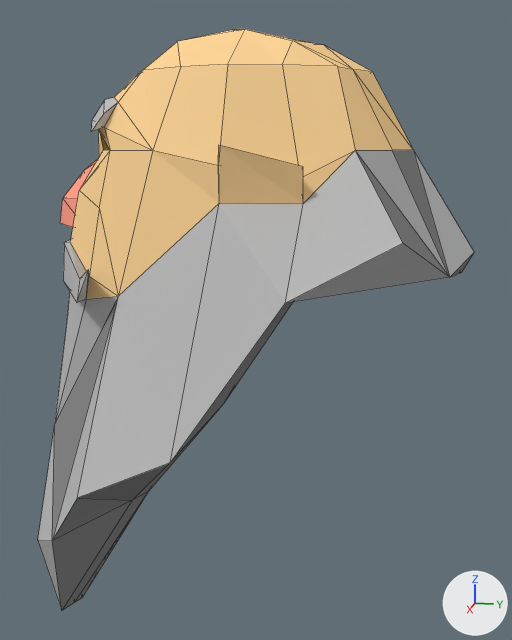
Two versions of the Blender file ETTWHD/Assets/MODELS/DwarfHead01.blend, one commit apart.
One viewpoint serves both versions: a camera (50 mm lens) standing at (0.774, 0.156, 1.273) and looking at (-0.01, -0.001, 1.077). Arrows for +X, +Y and +Z are at lower right; the lights stay in place. Mesh edges are drawn as thin lines.

The older version as bpy lines, for what is in view:
```python
me_dh1 = bpy.data.meshes.new('DH1')
me_dh1.from_pydata(...)  # 162 vertices, 228 faces; spans x -0.246..0.246, y 0.686..1.391, z -0.235..0.238
# faces by material slot: [89, 88, 4, 15, 32]
me_dh1.materials.append(mat_dwarveskinmaterial01)  # beige #ffd699
me_dh1.materials.append(mat_dwarvebeardmaterial01)  # grey #bdbdbd
me_dh1.materials.append(mat_dwarveskinmaterial02)  # dark yellow #7b6737
me_dh1.materials.append(mat_dwarvenosematerial01)  # pink #ffa18d
me_dh1.materials.append(mat_dwarvebeardmaterial02)  # grey #8d8d8d
ob_dwarfhead01 = bpy.data.objects.new('DwarfHead01', me_dh1)
ob_dwarfhead01.location = (0.0, 0.0, 0.0)
ob_dwarfhead01.rotation_euler = (1.571, 0.0, 0.0)  # degrees (90, 0, 0)
```
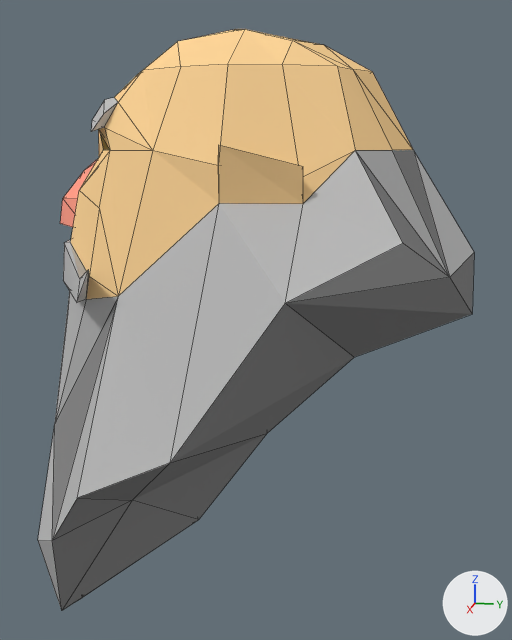
The newer file is also turned or shifted as a whole; pictures and numbers use the older file's frame.

Boxes (x1, y1, x2, y2) around the edits, measured in the pictures (512 x 640 px; the box of a moved part takes in the faces that stretch with it):
```json
{"part": 1, "of": "me_dh1", "change": "moved or reshaped", "before": [62, 253, 474, 610], "after": [62, 253, 474, 610]}
```

Scene script edits in JSON lines:
```json
{"block": "me_dh1", "where": "me_dh1.from_pydata(...)  # 162 vertices, 228 faces; spans x -0.246..0.246, y 0.686..1.391, z -0.235..0.238"}
{"block": "me_dh1", "where": "# used by ob_dwarfhead01; location = (0.0, 0.0, 0.0); rotation_euler = (1.571, 0.0, 0.0), in degrees (90, 0, 0)"}
{"block": "me_dh1", "change": "me_dh1 part 1"}
{"op": "set", "path": "me_dh1.vertices[15].co", "old": "(0.0, 0.975, 0.038)", "new": "(0.0, 0.942, -0.015)", "note": "pixel (223, 403) -> pixel (267, 433)"}
{"op": "set", "path": "me_dh1.vertices[56].co", "old": "(0.0, 1.129, -0.061)", "new": "(0.0, 1.042, -0.114)", "note": "not seen -> pixel (354, 357)"}
{"op": "set", "path": "me_dh1.vertices[65].co", "old": "(0.0, 0.85, 0.137)", "new": "(0.0, 0.819, 0.072)", "note": "pixel (148, 491) -> pixel (198, 519)"}
{"op": "set", "path": "me_dh1.vertices[161].co", "old": "(0.0, 1.142, -0.224)", "new": "(0.0, 1.097, -0.237)", "note": "pixel (461, 272) -> pixel (472, 314)"}
```
